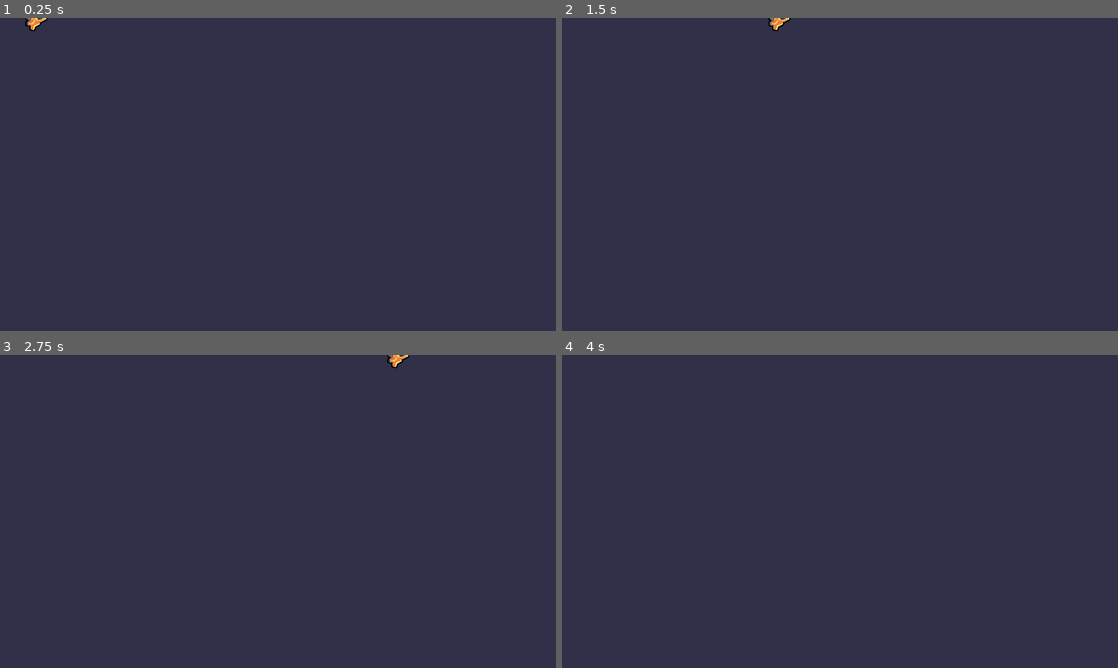
Above: before the commit, frames 1-4 (two rows, left to right).
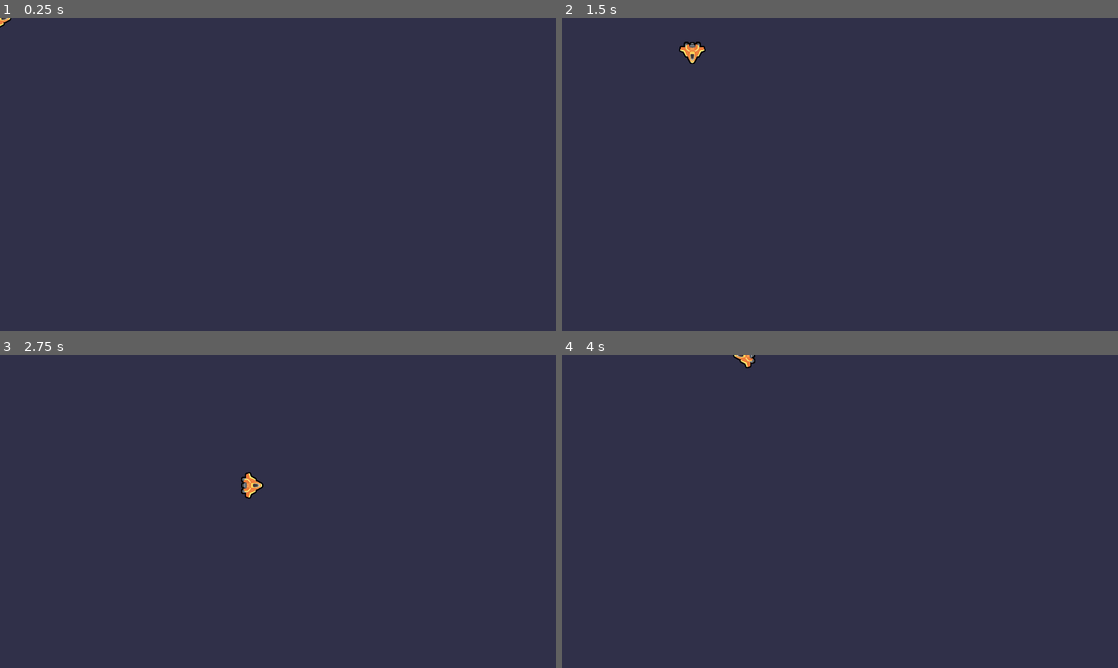
Above: after the commit, the same moments.

Repository: peeryo/JuniorsM4
Game: Godot game, scene res://lessons/ship.tscn
Same seed, same stepped clock (60 frames per second), same inputs: the game is played once before the commit and once after it. The project has no main scene, so this scene is started directly.
Inputs (mouse positions are in pixels of both pictures, inside the frame that each line leads up to):
- Up to frame 1 (0.25 s): no input
- Up to frame 2 (1.5 s): tap Enter at 0.5 s; move the mouse to (962, 158) at 0.52 s; hold D (move_right, bound only after the commit) 0.53-1.28 s; tap Z at 0.6, 1.35 s; click (962, 158) at 0.67 s; tap Space at 0.77 s; move the mouse to (728, 190) at 1.27 s; hold S (move_down, bound only after the commit) from 1.28 s (still down)
- Up to frame 3 (2.75 s): tap Space at 1.52 s; move the mouse to (333, 442) at 2.02 s; release S (move_down, bound only after the commit) at 2.03 s; hold D (move_right, bound only after the commit) from 2.03 s (still down); tap Z at 2.1 s
- Up to frame 4 (4 s): move the mouse to (812, 574) at 2.77 s; release D (move_right, bound only after the commit) at 2.78 s; hold W (move_up, bound only after the commit) 2.78-3.53 s; tap Z at 2.85, 3.6 s; click (812, 574) at 2.92 s; tap Space at 3.02, 3.77 s; move the mouse to (1006, 558) at 3.52 s; hold A (move_left, bound only after the commit) from 3.53 s (still down)

The runs differ from the first frame. In frame 1, 0.1% of the frame differs, in the area x 0-9%, y 0-5%; in frame 2, 0.3%; in frame 3, 0.3%, in the area x 43-74%, y 0-46%; in frame 4, 0.1%.

Commit message:
Lesson 3 completed

Diff:
--- a/M04.to_space_and_beyond_workbook/lessons/ship.gd
+++ b/M04.to_space_and_beyond_workbook/lessons/ship.gd
@@ -1,7 +1,17 @@
 extends Sprite2D
-
-var velocity := Vector2(500, 0)
+var max_speed := 600.0
+var velocity := Vector2(0, 0)
 
 func _process(delta: float) -> void:
+	var direction := Vector2(0,0)
+	direction.x = Input.get_axis("move_left","move_right")
+	direction.y = Input.get_axis("move_up", "move_down")
+
+	if direction.length() > 1.0:
+		direction = direction.normalized()
+
+	velocity = direction * max_speed
 	position += velocity * delta
-	rotation = velocity.angle()
+
+	if direction.length() > 0.0:
+		rotation = velocity.angle()
--- a/M04.to_space_and_beyond_workbook/project.godot
+++ b/M04.to_space_and_beyond_workbook/project.godot
@@ -24,6 +24,29 @@
 window/size/window_height_override=648
 window/stretch/mode="canvas_items"
 
+[input]
+
+move_right={
+"deadzone": 0.5,
+"events": [Object(InputEventKey,"resource_local_to_scene":false,"resource_name":"","device":-1,"window_id":0,"alt_pressed":false,"shift_pressed":false,"ctrl_pressed":false,"meta_pressed":false,"pressed":false,"keycode":0,"physical_keycode":68,"key_label":0,"unicode":100,"location":0,"echo":false,"script":null)
+]
+}
+move_left={
+"deadzone": 0.5,
+"events": [Object(InputEventKey,"resource_local_to_scene":false,"resource_name":"","device":-1,"window_id":0,"alt_pressed":false,"shift_pressed":false,"ctrl_pressed":false,"meta_pressed":false,"pressed":false,"keycode":0,"physical_keycode":65,"key_label":0,"unicode":97,"location":0,"echo":false,"script":null)
+]
+}
+move_up={
+"deadzone": 0.5,
+"events": [Object(InputEventKey,"resource_local_to_scene":false,"resource_name":"","device":-1,"window_id":0,"alt_pressed":false,"shift_pressed":false,"ctrl_pressed":false,"meta_pressed":false,"pressed":false,"keycode":0,"physical_keycode":87,"key_label":0,"unicode":119,"location":0,"echo":false,"script":null)
+]
+}
+move_down={
+"deadzone": 0.5,
+"events": [Object(InputEventKey,"resource_local_to_scene":false,"resource_name":"","device":-1,"window_id":0,"alt_pressed":false,"shift_pressed":false,"ctrl_pressed":false,"meta_pressed":false,"pressed":false,"keycode":0,"physical_keycode":83,"key_label":0,"unicode":115,"location":0,"echo":false,"script":null)
+]
+}
+
 [rendering]
 
 renderer/rendering_method="gl_compatibility"
